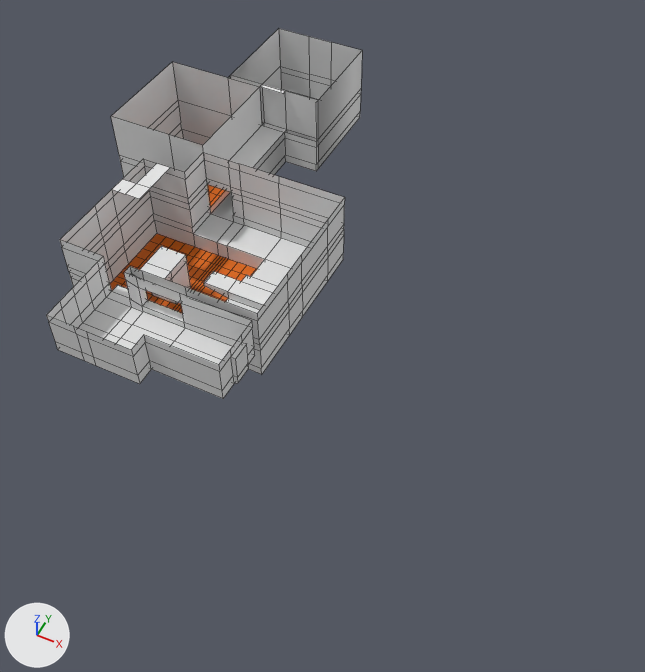
Two versions of the FBX model Assets/Models/map.fbx, one commit apart.
The view is the same before and after, from a 50 mm lens placed at (47.3, -87.8, 70.3), pointed at (19.4, -32.1, 0.7). Lighting does not change. The marker at lower left points along +X, +Y and +Z. Mesh edges are drawn as thin lines. Vertices at the same position are counted once.

The scene before the commit, as lines of its bpy script (objects in view):
```python
me_cube = bpy.data.meshes.new('Cube')
me_cube.from_pydata(...)  # 582 vertices, 524 faces; spans x -14.0..16.5, y -48.0..6.0, z -3.0..10.0
# faces by material slot: [307, 8, 1, 208]
me_cube.materials.append(mat_material)  # its picture is missing
me_cube.materials.append(mat_goal)  # white #e7e7e7
me_cube.materials.append(mat_barrier)  # white #e7e7e7
me_cube.materials.append(mat_lava)  # orange #e76c00
ob_cube = bpy.data.objects.new('Cube', me_cube)
ob_cube.location = (0.0, 0.0, 0.0)
```
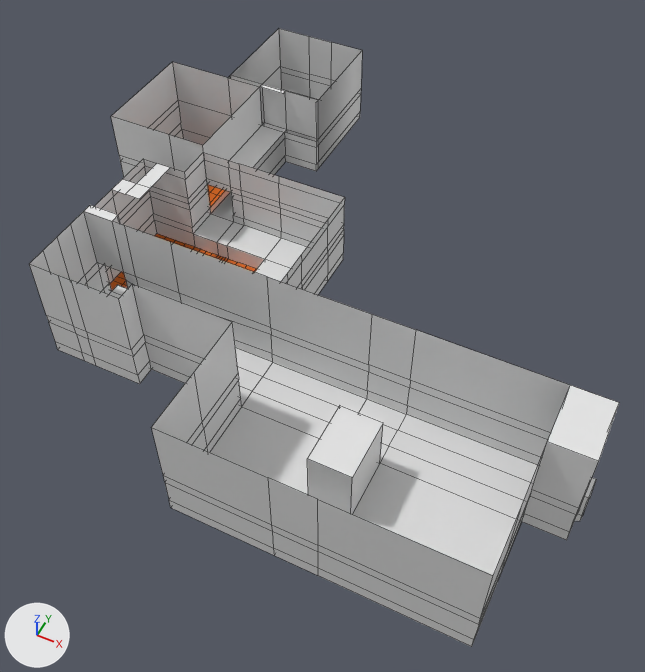
The change, as JSON lines over the scene's bpy script:
```json
{"block": "me_cube", "where": "# used by ob_cube; location = (0.0, 0.0, 0.0)"}
{"op": "remove", "block": "me_cube", "code": "me_cube.from_pydata(...)  # 582 vertices, 524 faces; spans x -14.0..16.5, y -48.0..6.0, z -3.0..10.0"}
{"op": "add", "block": "me_cube", "code": "me_cube.from_pydata(...)  # 674 vertices, 613 faces; spans x -14.0..49.4, y -58.0..6.0, z -3.0..15.6"}
{"block": "me_cube", "change": "me_cube part 1"}
{"block": "me_cube", "change": "12 vertices are removed from x 16.0..16.5, y -46.0..-40.0, z 4.0..8.0"}
{"block": "me_cube", "change": "22 faces are deleted"}
{"block": "me_cube", "change": "4 vertices in x 16.0, y -46.0..-40.0, z 5.3..8.0 move by (2.0, 0.0, 0.0)"}
{"block": "me_cube", "change": "6 vertices move from x 16.0, y -46.0..-40.0, z 5.3..9.0 to x 8.0..28.0, y -52.0..-40.0, z 5.3..15.6"}
{"block": "me_cube", "change": "14 vertices are added at x 28.0..49.4, y -58.0..-42.0, z 4.5..15.6"}
{"block": "me_cube", "change": "12 new vertices lie (0.0, 0.0, 6.6) away from vertices in x -1.6..8.0, y -48.0..-39.0, z 9.0"}
{"block": "me_cube", "change": "8 new vertices lie (10.0, 0.0, 0.0) away from vertices in x 8.0..16.0, y -46.0..-40.0, z 4.0..9.0"}
{"block": "me_cube", "change": "5 new vertices lie (0.0, -6.0, 0.0) away from vertices in x 16.0..18.0, y -46.0..-44.0, z 4.0..9.0"}
{"block": "me_cube", "change": "7 new vertices lie (10.0, 0.0, 0.0) away from vertices in x 18.0, y -58.0..-40.0, z 4.0..9.0"}
{"block": "me_cube", "change": "10 new vertices lie (4.0, 0.0, 0.0) away from vertices in x 16.0..28.0, y -58.0..-40.0, z 4.0..15.6"}
{"block": "me_cube", "change": "10 new vertices lie (13.0, 0.0, 0.0) away from vertices in x 32.0, y -58.0..-40.0, z 4.0..15.6"}
{"block": "me_cube", "change": "8 new vertices lie (3.9, 0.0, 0.0) away from vertices in x 45.0, y -46.0..-40.0, z 4.0..15.6"}
{"block": "me_cube", "change": "9 new vertices lie (0.0, -6.0, 0.0) away from vertices in x 18.0..48.9, y -52.0..-40.0, z 4.0..15.6"}
{"block": "me_cube", "change": "5 new vertices lie (0.0, 0.0, 1.3) away from vertices in x 45.0..48.9, y -52.0..-42.0, z 4.0"}
{"block": "me_cube", "change": "8 new vertices lie (0.0, 0.0, 2.7) away from vertices in x 28.0..48.9, y -58.0..-42.0, z 5.3"}
{"block": "me_cube", "change": "8 new vertices lie (0.0, 0.0, 1.0) away from vertices in x 28.0..48.9, y -58.0..-42.0, z 8.0"}
{"block": "me_cube", "change": "103 new faces join them, mat_material (its picture is missing)"}
{"block": "me_cube", "change": "8 new faces join them, mat_goal (white #e7e7e7)"}
```

Boxes [x1, y1, x2, y2] around the edits, measured in the pictures (645 x 672 px):
```json
{"object": "Cube", "change": "reshaped", "before": [46, 29, 362, 399], "after": [29, 29, 619, 647], "on screen": "86% wider, 67% taller"}
{"part": 1, "of": "me_cube", "change": "built on", "before": [144, 293, 255, 399], "after": [29, 205, 619, 647]}
```
